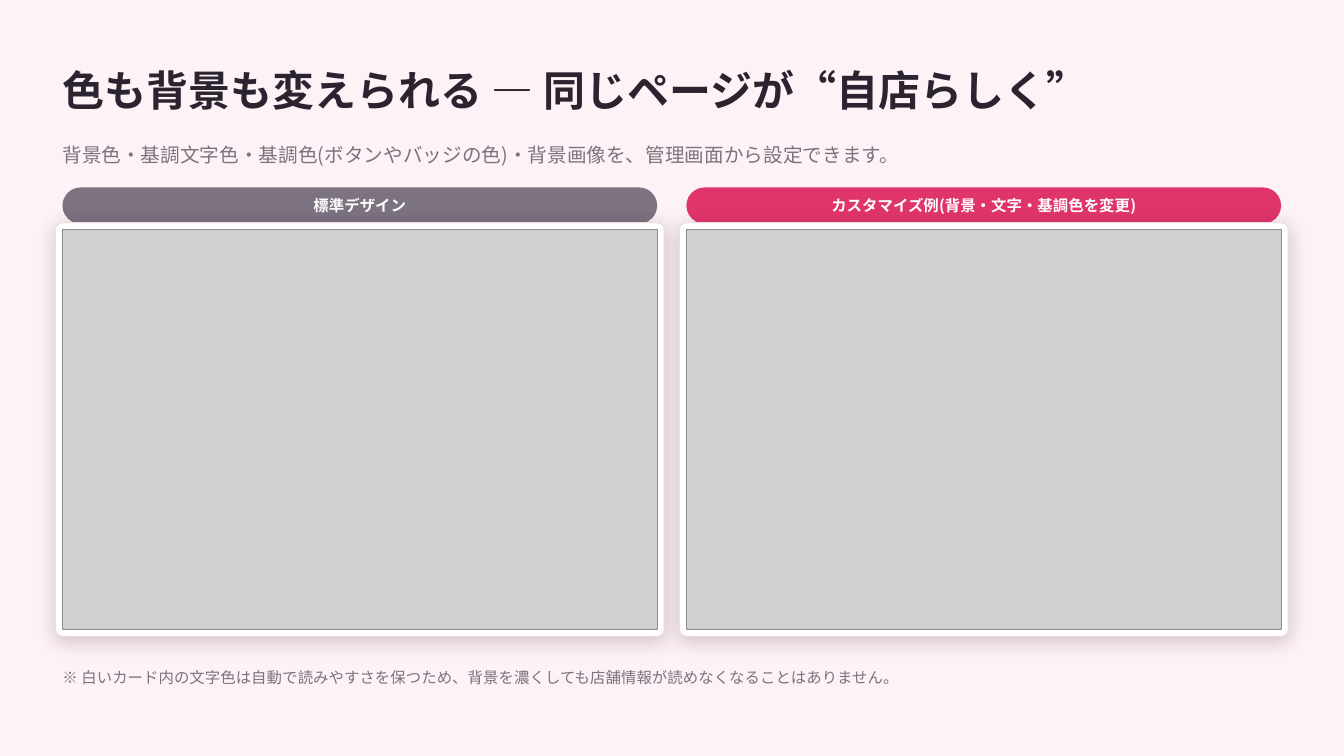
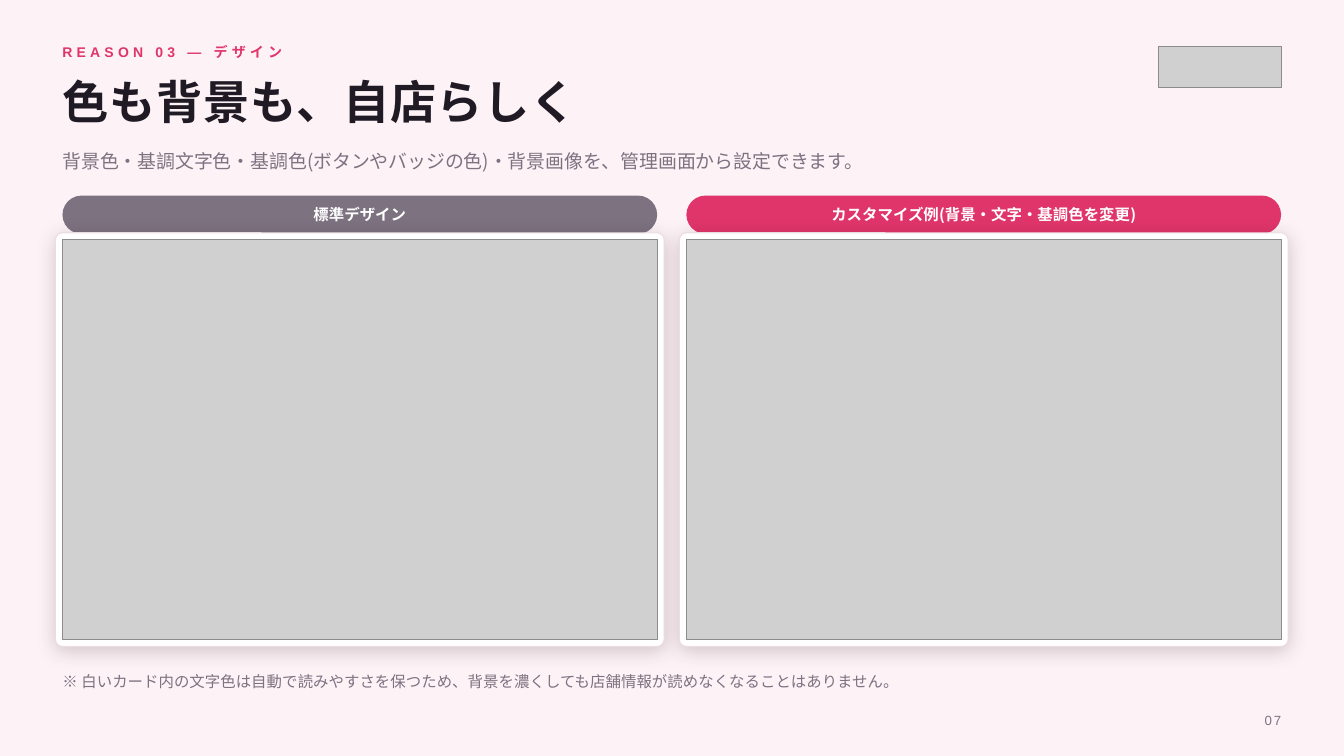
Before and after one commit to kanabun-git/ume, a slide deck: slide 7 of docs/fuzokuzero_sales_deck.pptx. Drawn at 1344x756 pixels with LibreOffice and Linux fonts; fonts in the diff are those of the drawing; grey boxes stand for pictures. Boxes give left, top, right and bottom in pixels: in the first picture for what was removed or moved away, otherwise in the second. Text is boxed around its words. In the diff, an @@ line names an element or a change of style, - is before the commit and + after.

```diff
--- a/docs/fuzokuzero_sales_deck.pptx
+++ b/docs/fuzokuzero_sales_deck.pptx
@@ background #FDF2F6 to #FDF3F7 @@
@@ text added at [62, 45, 282, 58], 10 pt, text #E0356B, bold @@
+REASON 03 — デザイン
@@ picture added at [1158, 46, 1281, 88] @@
@@ text at [62, 79, 577, 123]: text changed; size 30 to 33 pt; text colour #2B2430 to #1F1A24 @@
-色も背景も変えられる — 同じページが“自店らしく”
+色も背景も、自店らしく
@@ text "背景色・基調文字色・基調色(ボタンやバッジの色)・背景画像を、管理画面から設定できます。" at [62, 152, 863, 172]: size 14 to 13.5 pt; line spacing 1 to 1.2; vertical alignment middle to top @@
@@ rounded rectangle at [63, 196, 657, 234]: proportions changed @@
@@ rounded rectangle at [687, 196, 1281, 234]: proportions changed @@
@@ rounded rectangle at [55, 233, 664, 646]: outline #EDDCE4 0.75 pt to #EBDDE4 0.75 pt; shadow changed @@
@@ 4 rounded rectangles, 3 texts, 2 pictures: place and size @@
-4 rounded rectangles, 3 texts, 2 pictures at [55, 145, 1289, 636]
+4 rounded rectangles, 3 texts, 2 pictures at [55, 152, 1289, 646]
@@ rounded rectangle at [680, 233, 1289, 646]: outline #EDDCE4 0.75 pt to #EBDDE4 0.75 pt; shadow changed @@
@@ text "※ 白いカード内の文字色は自動で読みやすさを保つため、背景を濃くしても店舗情報が読めなくなることはありません。": place and size @@
-text "※ 白いカード内の文字色は自動で読みやすさを保つため、背景を濃くしても店舗情報が読めなくなることはありません。" at [81, 670, 898, 684]
+text "※ 白いカード内の文字色は自動で読みやすさを保つため、背景を濃くしても店舗情報が読めなくなることはありません。" at [81, 674, 898, 688]
@@ text added at [1265, 716, 1282, 725], 9.5 pt, text #7C7280 @@
+07
```
Also in this commit, not shown: 13 other slides changed, 8 other files.
